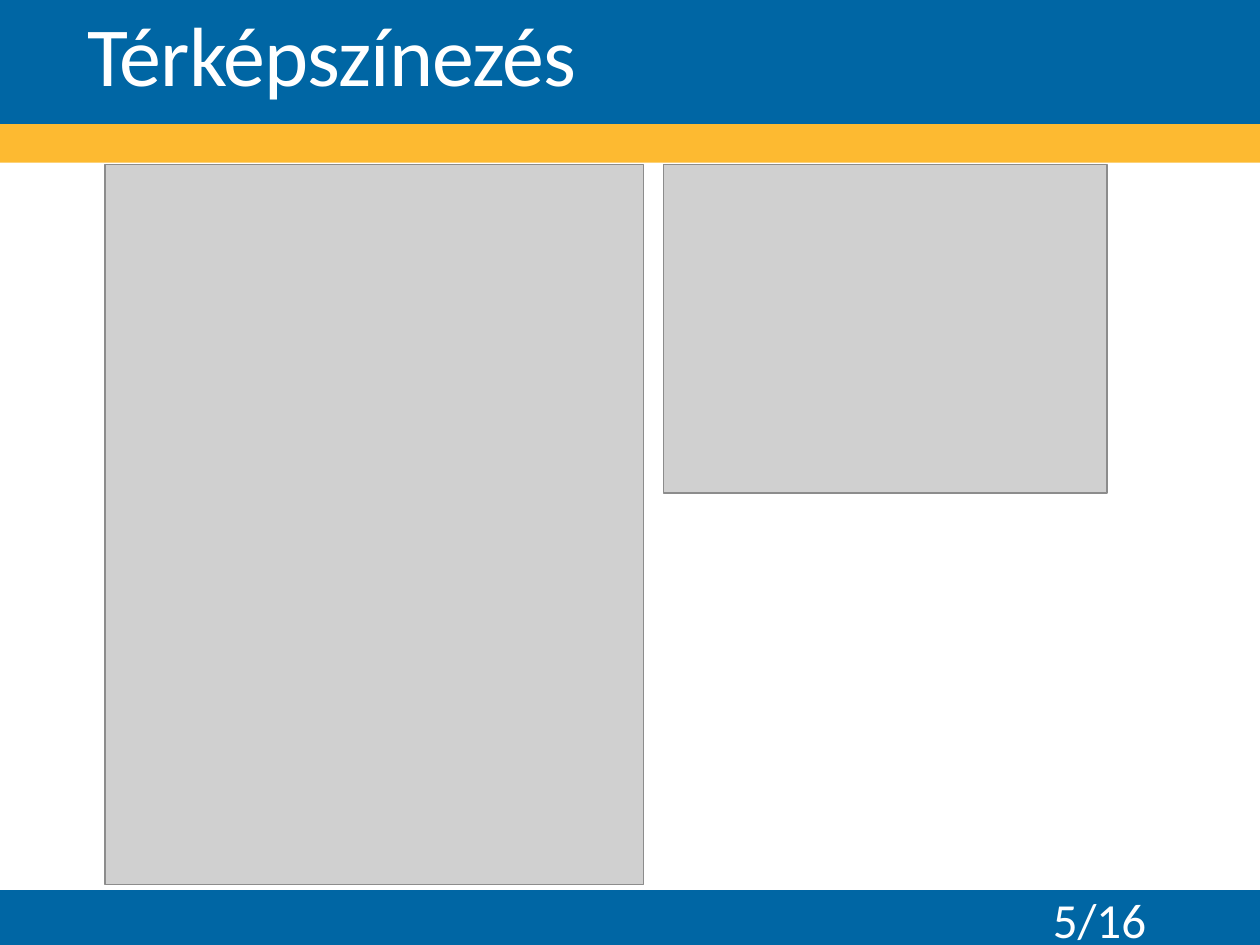
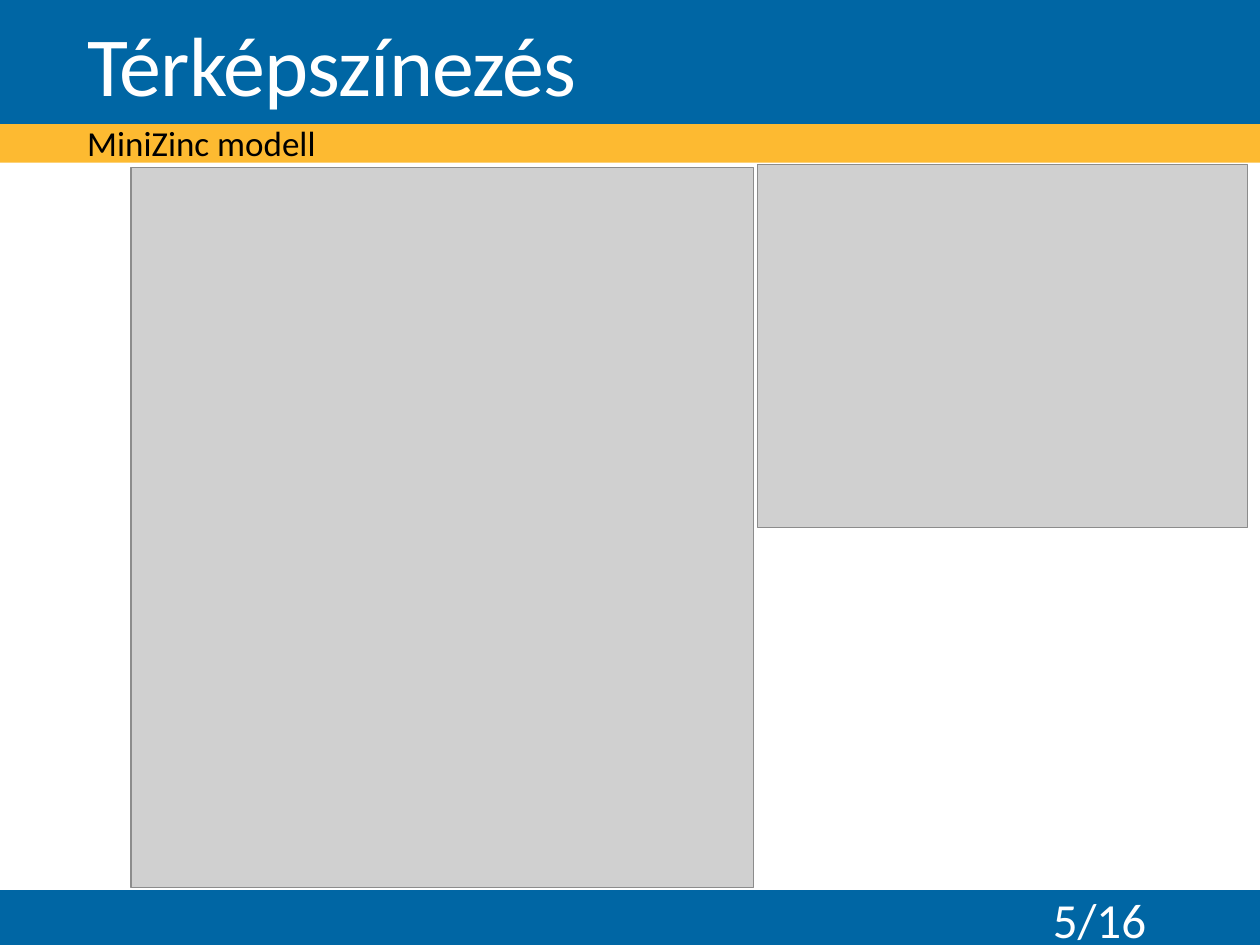
Before and after one commit to Teaching-projects/SZE-Peku221b, a slide deck: slide 5 of CP_Dolgozat/Előadás/Logikai feladványok megoldása korlátprogramozással.pptx. Drawn at 1260x945 pixels with LibreOffice and Linux fonts; fonts in the diff are those of the drawing; grey boxes stand for pictures; background and template pictures are left out. Boxes give left, top, right and bottom in pixels: in the first picture for what was removed or moved away, otherwise in the second. Text is boxed around its words. In the diff, an @@ line names an element or a change of style, - is before the commit and + after.

```diff
--- a/CP_Dolgozat/Előadás/Logikai feladványok megoldása korlátprogramozással.pptx
+++ b/CP_Dolgozat/Előadás/Logikai feladványok megoldása korlátprogramozással.pptx
@@ text "Térképszínezés": place and size @@
-text "Térképszínezés" at bbox=[87, 27, 576, 100]
+text "Térképszínezés" at bbox=[87, 37, 576, 110]
@@ text added at bbox=[87, 131, 315, 165], 20 pt, text #000000 @@
+MiniZinc modell
@@ picture: place and size @@
-picture at bbox=[105, 165, 643, 885]
+picture at bbox=[131, 168, 753, 888]
@@ picture: place and size @@
-picture at bbox=[664, 165, 1108, 494]
+picture at bbox=[757, 165, 1247, 528]
```
Also in this commit, not shown: 9 other slides changed, 1 other file.
